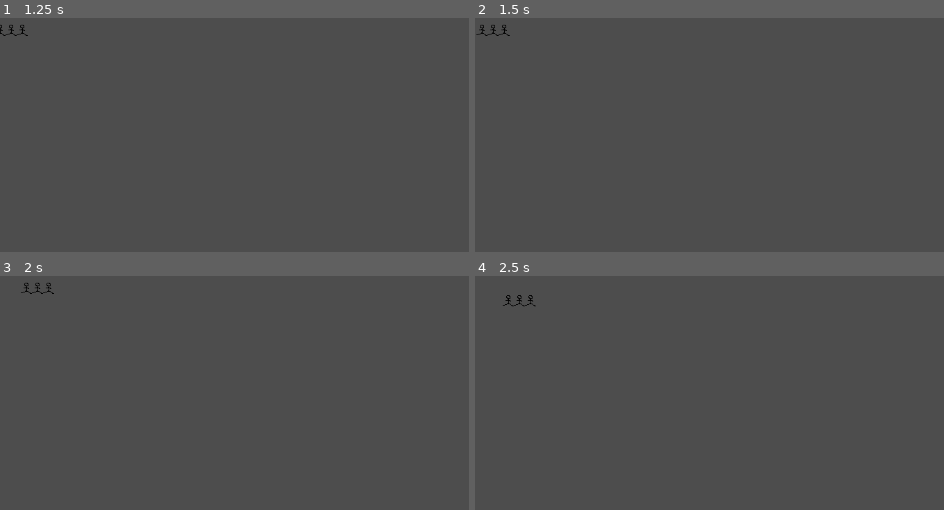
Above: before the commit, frames 1-4 (two rows, left to right).
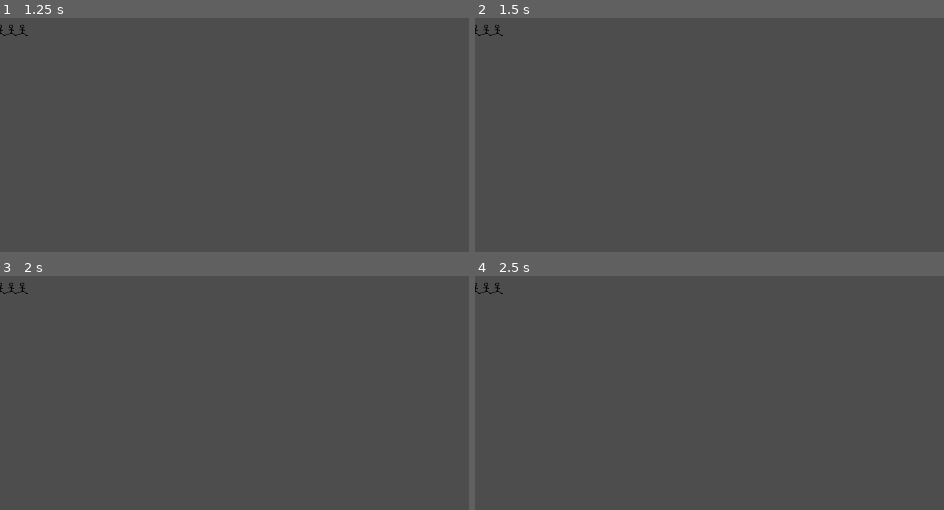
Above: after the commit, the same moments.

Repository: Crazy-Waffle-Man/last-man-standing
Game: Godot game, scene res://scenes/main_menu.tscn
The game is run twice, just before and just after one commit, with the same random seed, the same clock (stepped at 60 frames per second) and the same inputs.
Inputs:
- Up to frame 1 (1.25 s): click "Start" at 0.5 s
- Up to frame 2 (1.5 s): tap Enter at 1.25 s; hold Right (ui_right) from 1.28 s (still down)
- Up to frame 3 (2 s): keep holding Right (ui_right)
- Up to frame 4 (2.5 s): release Right (ui_right) at 2.03 s; hold Down (ui_down) from 2.03 s (still down)

Frame 1 is identical in both runs. In frame 2, 0.2% of the frame differs, in the area x 0-8%, y 2-8%; in frame 3, 0.2%; in frame 4, 0.2%, in the area x 0-14%, y 2-13%.

Commit message:
Refactor for better readability

Diff:
--- a/scripts/player_character_maker.gd
+++ b/scripts/player_character.gd
@@ -24,9 +24,9 @@
 		target += movementController * Globals.tileSize
 		isMoving = true
 		#Check collision here
-		#if [collide with wall]:
-			#target = position
-			#isMoving = false
+		if collision_layer:
+			target = position
+			isMoving = false
 		#elif [collide with hazard]:
 			#remove this character
 		#elif [collide with character] and not [other character].isMoving:
@@ -34,7 +34,7 @@
 			#isMoving = false
 	elif active and isMoving:
 		var direction = (target - position).normalized()
-		var step = direction # If I end up doing delta time, add `* _delta` here
+		var step = direction * Globals.characterStepSize # If I end up doing delta time, add `* _delta` here
 		if position.distance_to(target) <= step.length():
 			isMoving = false
 			position = target
Renamed: scripts/player_character_maker.gd.uid -> scripts/player_character.gd.uid
